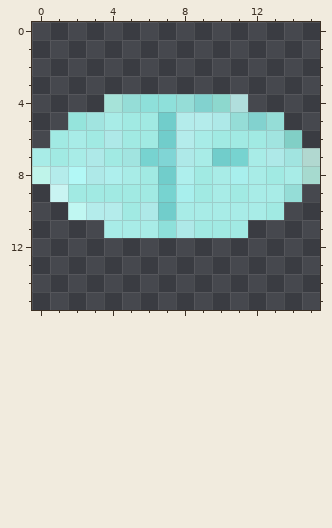
One commit to this pixel-art sprite: src/main/resources/assets/estrogen/stationapi/textures/item/estrogen.png. The picture above was drawn from the file before the commit.
The file is 16x16 pixels. Pixels under 10% opacity are left out. Colours within 5 levels of each other are drawn and written as one.
The same view after the edit:
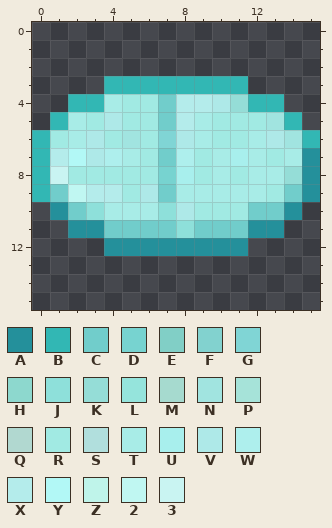
Palette (. is transparent): A #24909b  B #32b7b4  C #71cdcb  D #77d3d0  E #81cfc6  F #82d2cf  G #80d5d5  H #8dd8ce  J #8ee0da  K #95ddd7  L #95e4dc  M #a6dacf  N #a1e4e0  P #a6e3d9  Q #b1d8d0  R #a1eae3  S #b1dfdd  T #a8ece7  U #a8efed  V #aee9e8  W #aeefed  X #b4eceb  Y #b2f8f6  Z #bff4ea  2 #c0f7f2  3 #c9f4f2
Edits made:
Changed rows in their new state; - is an unchanged pixel.
first column x 0:
 3 ----BBBBBBBB----
 4 --BBTRRCXXVKBB--
 5 -BTRV----TRRRNB-
 6 B--VRN-GV---TVNB
 7 BXY-WTRCWRTU-RTA
 8 B3RRRR-DU--R-TKA
 9 BC2XX-VCTT-T-RCA
10 -ACJTTTJVRRRCCA-
11 --AACCCCJCCCAA--
12 ----AAAAAAAA----
Boxes around the changes in both pictures, in picture pixels (x1, y1, x2, y2):
changed: (32, 76, 320, 256)
